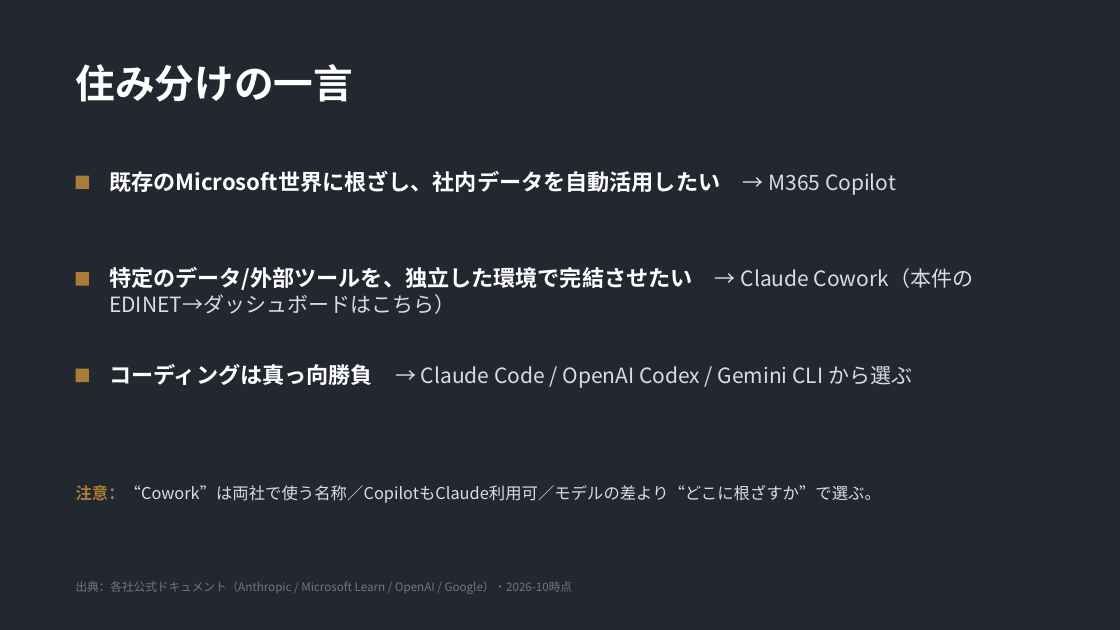
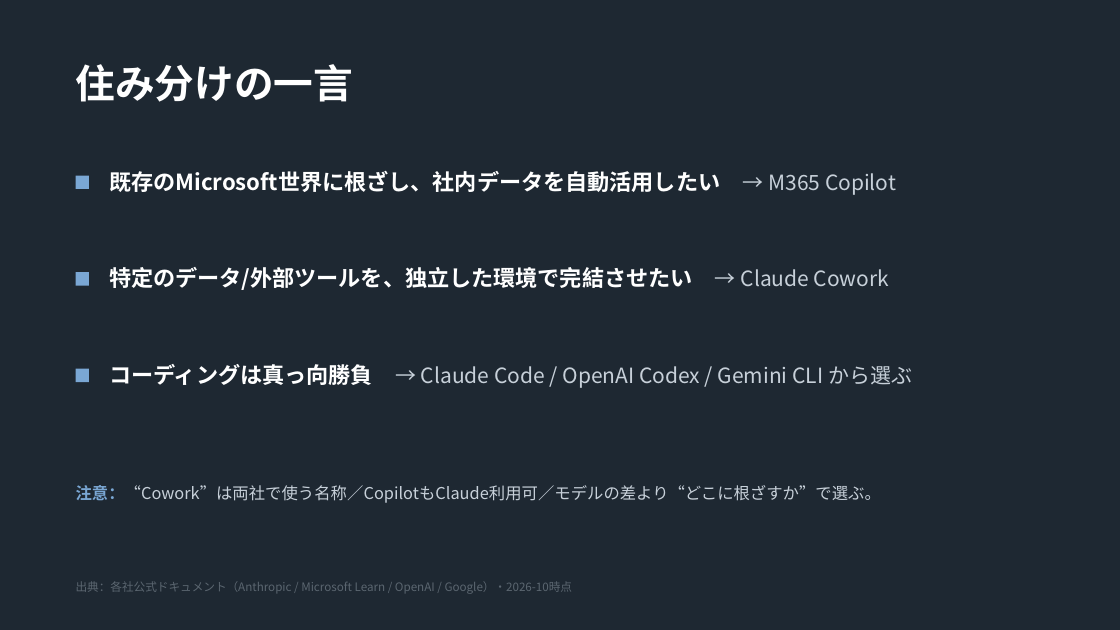
Before and after one commit to ctc-itkr/claude-hands-on, a slide deck: slide 6 of docs/03_参考資料/Copilot_Cowork_競合比較.pptx. Drawn at 1120x630 pixels with LibreOffice and Linux fonts; fonts in the diff are those of the drawing. Boxes give left, top, right and bottom in pixels: in the first picture for what was removed or moved away, otherwise in the second. Text is boxed around its words. In the diff, an @@ line names an element or a change of style, - is before the commit and + after.

```diff
--- a/docs/03_参考資料/Copilot_Cowork_競合比較.pptx
+++ b/docs/03_参考資料/Copilot_Cowork_競合比較.pptx
@@ rectangle at <box>0,0,1120,630</box>: fill #232830 to #1E2832 @@
@@ text "既存のMicrosoft世界に根ざし、社内データを自動活用したい → M365 Copilot" at <box>109,171,896,195</box>: text colour #D9DDE3 to #C7D0D9 in "→ M365 Copilot" @@
@@ text at <box>109,267,889,290</box>: text changed; size 18 to 19 pt; text colour #D9DDE3 to #FFFFFF; bold on @@
-特定のデータ/外部ツールを、独立した環境で完結させたい → Claude Cowork（本件のEDINET→ダッシュボードはこちら）
+特定のデータ/外部ツールを、独立した環境で完結させたい → Claude Cowork
@@ fill #A97C37 to #7AA7D4 in 3 elements at <box>76,176,89,189</box>, <box>76,272,89,286</box>, <box>76,369,89,382</box> @@
@@ text "コーディングは真っ向勝負 → Claude Code / ..." at <box>109,364,912,388</box>: text colour #D9DDE3 to #C7D0D9 in "→ Claude Code / OpenAI Codex / ..." @@
@@ text "注意：“Cowork”は両社で使う名称／CopilotもClaude利用可／モデルの差より“どこに根ざすか”で選ぶ。" at <box>76,485,881,503</box>: text colour #A97C37 to #7AA7D4 in "注意：“Cowork”は両社で使う名称／CopilotもClaude利用可／モデルの差より“どこに根ざすか”で選ぶ。"; text colour #D9DDE3 to #C7D0D9 @@
@@ text "出典：各社公式ドキュメント（Anthropic / Microsoft Learn / ..." at <box>76,581,573,594</box>: text colour #6F7683 to #5B6670 @@
```
Also in this commit, not shown: 5 other slides changed.
